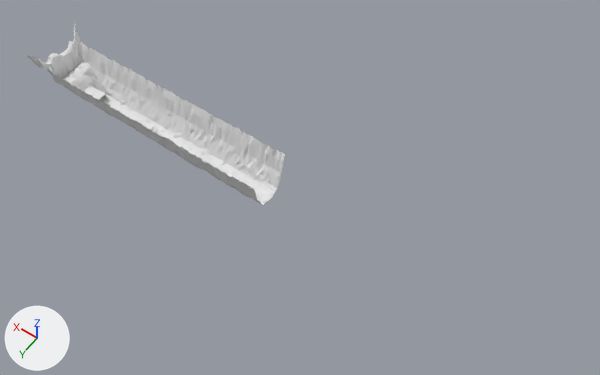
Before and after pictures for a commit that changed the FBX model assets/obj_billboards.fbx.
The view is the same before and after, from a camera (50 mm lens) standing at (-203.0, 225.0, 380.0) and looking at (-37.0, -7.0, 15.0). The lights are fixed; the arrows at lower left show +X, +Y and +Z. Where no turn or scale is listed for an object, it has been applied to the vertices.

Names of what the first picture shows: 'floor'.
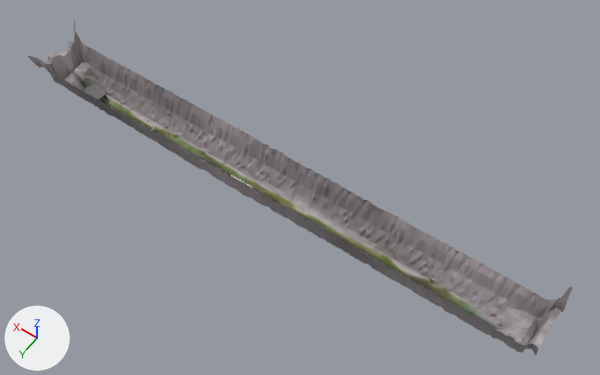
Edits to the scene script, one JSON object a line:
```json
{"op": "add", "block": "me_tunnelbase_004", "code": ["me_tunnelbase_004 = bpy.data.meshes.new('TunnelBase.004')", "me_tunnelbase_004.from_pydata(...)  # 3876 vertices, 6970 faces; spans x -189.0..145.0, y -20.0..19.0, z -1.0..37.0", "me_tunnelbase_004.materials.append(mat_subwayatlas)  # picture img_tex_intro_png"]}
{"op": "remove", "block": "ob_floor", "code": ["ob_floor = bpy.data.objects.new('floor', me_tunnelbase_003)", "ob_floor.location = (0.0, 0.0, 0.0)"]}
{"op": "add", "block": "ob_floor_001", "code": ["ob_floor_001 = bpy.data.objects.new('floor.001', me_tunnelbase_004)", "ob_floor_001.location = (0.0, 0.0, 0.0)"]}
```

Location of each change, [x1, y1, x2, y2] in pixels of the pictures (600 x 375 px):
```json
{"object": "floor.001", "change": "added", "after": [28, 20, 573, 356]}
{"object": "floor", "change": "deleted", "before": [28, 20, 285, 205]}
```
